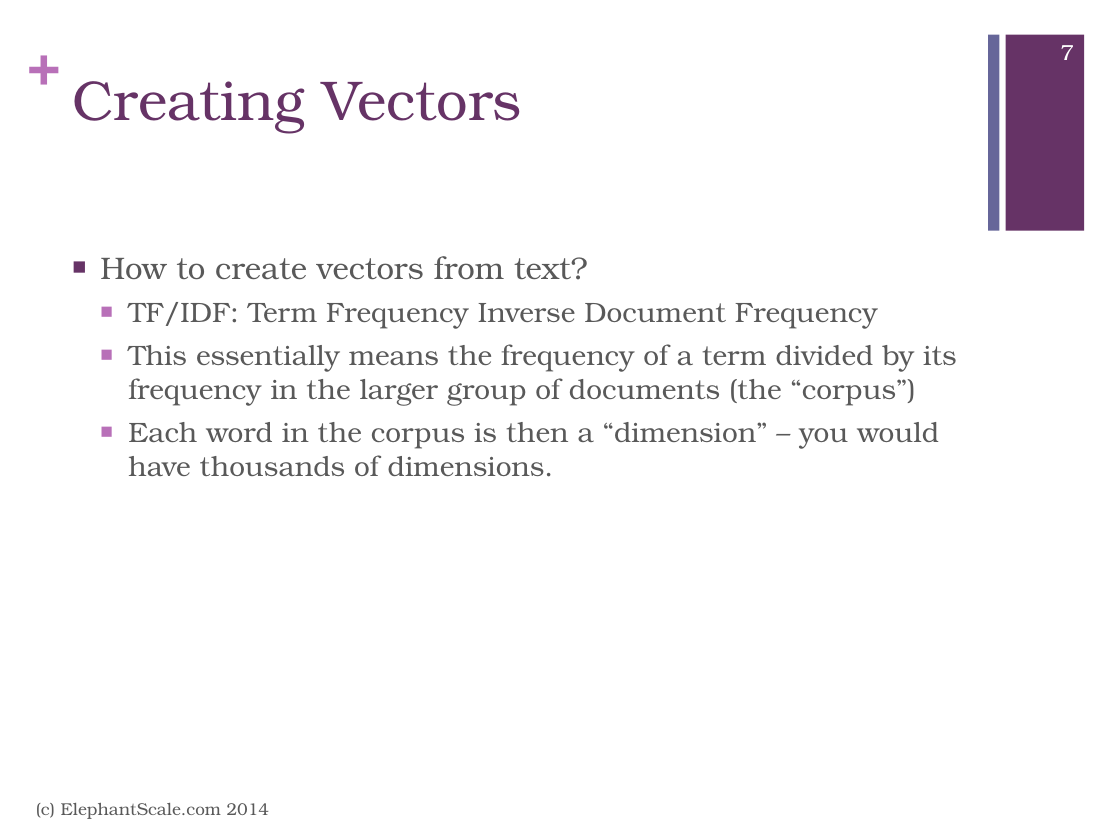
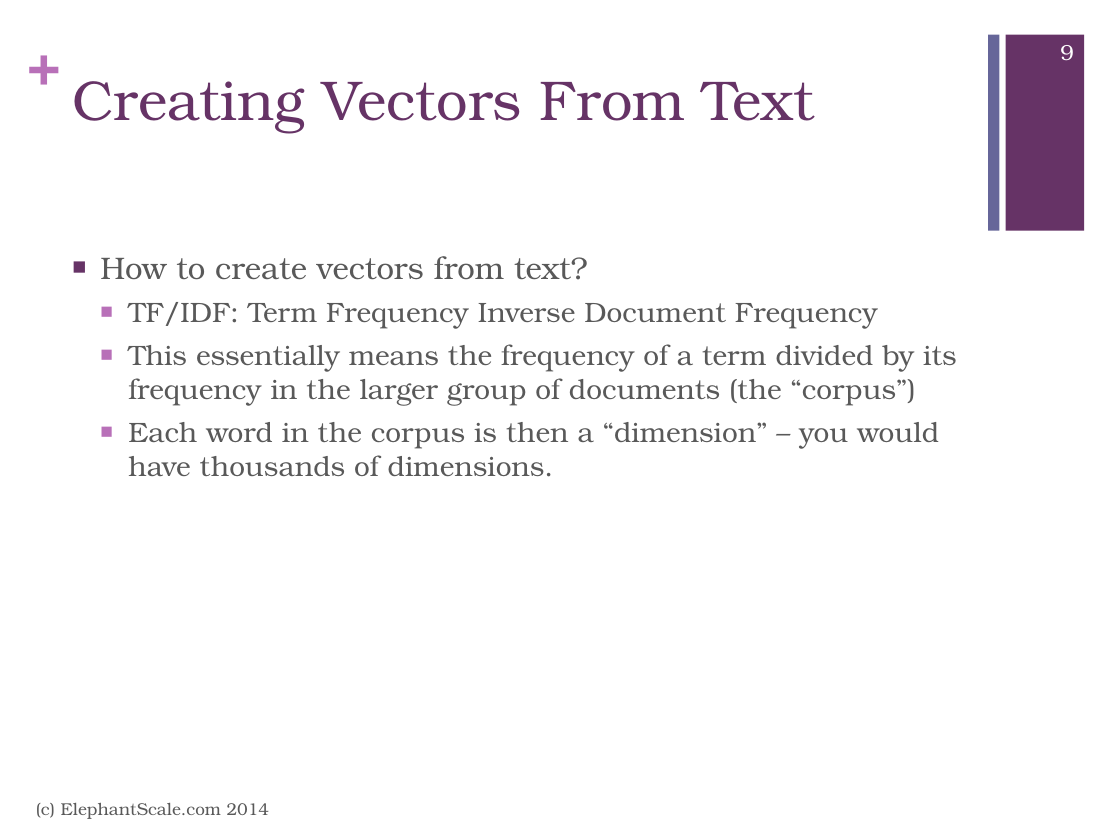
Before and after one commit to mattvinks/spark-labs, a slide deck: slide 9 of slides/MLLib.pptx (slide 7 before the commit). Drawn at 1120x840 pixels with LibreOffice and Linux fonts; fonts in the diff are those of the drawing. Boxes give left, top, right and bottom in pixels: in the first picture for what was removed or moved away, otherwise in the second. Text is boxed around its words. In the diff, an @@ line names an element or a change of style, - is before the commit and + after.

```diff
--- a/slides/MLLib.pptx
+++ b/slides/MLLib.pptx
@@ page number at (x1=1060, y1=45, x2=1074, y2=61): text changed @@
-7
+9
@@ title at (x1=72, y1=81, x2=814, y2=134): text changed @@
-Creating Vectors
+Creating Vectors From Text
```
Also in this commit, not shown: 7 other slides changed, 6 slides added.
